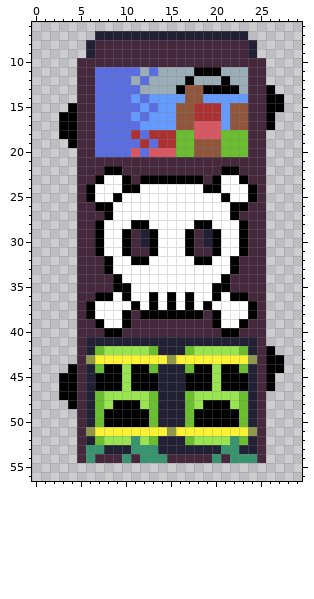
Two versions of one pixel-art sprite, assets/ph_truck_right_turn.png. Above, as it was before the edit.
The file is 32x64 pixels. Shown: x 0..29, y 6..56.
Now the later version:
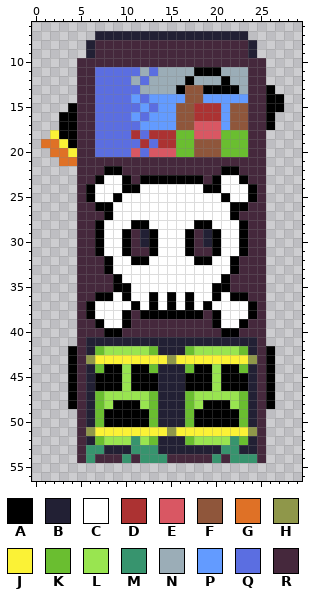
Palette (. is transparent): A #000000  B #222034  C #ffffff  D #ac3232  E #d95763  F #8f563b  G #df7126  H #8f974a  J #fbf236  K #6abe30  L #99e550  M #37946e  N #9badb7  P #639bff  Q #5b6ee1  R #45283c
Change:
The edit adds colour A in rows 42 to 43 at x 4; in rows 47 to 48 at x 26.
The edit adds colour G in row 19 at x 1 to 2; in row 20 at x 2 to 3; in row 21 at x 3 to 4.
The edit adds colour J in row 18 at x 2; in row 19 at x 3; in row 20 at x 4.
The edit erases colour A in rows 43 to 44 at x 27; in rows 45 to 47 at x 3.
